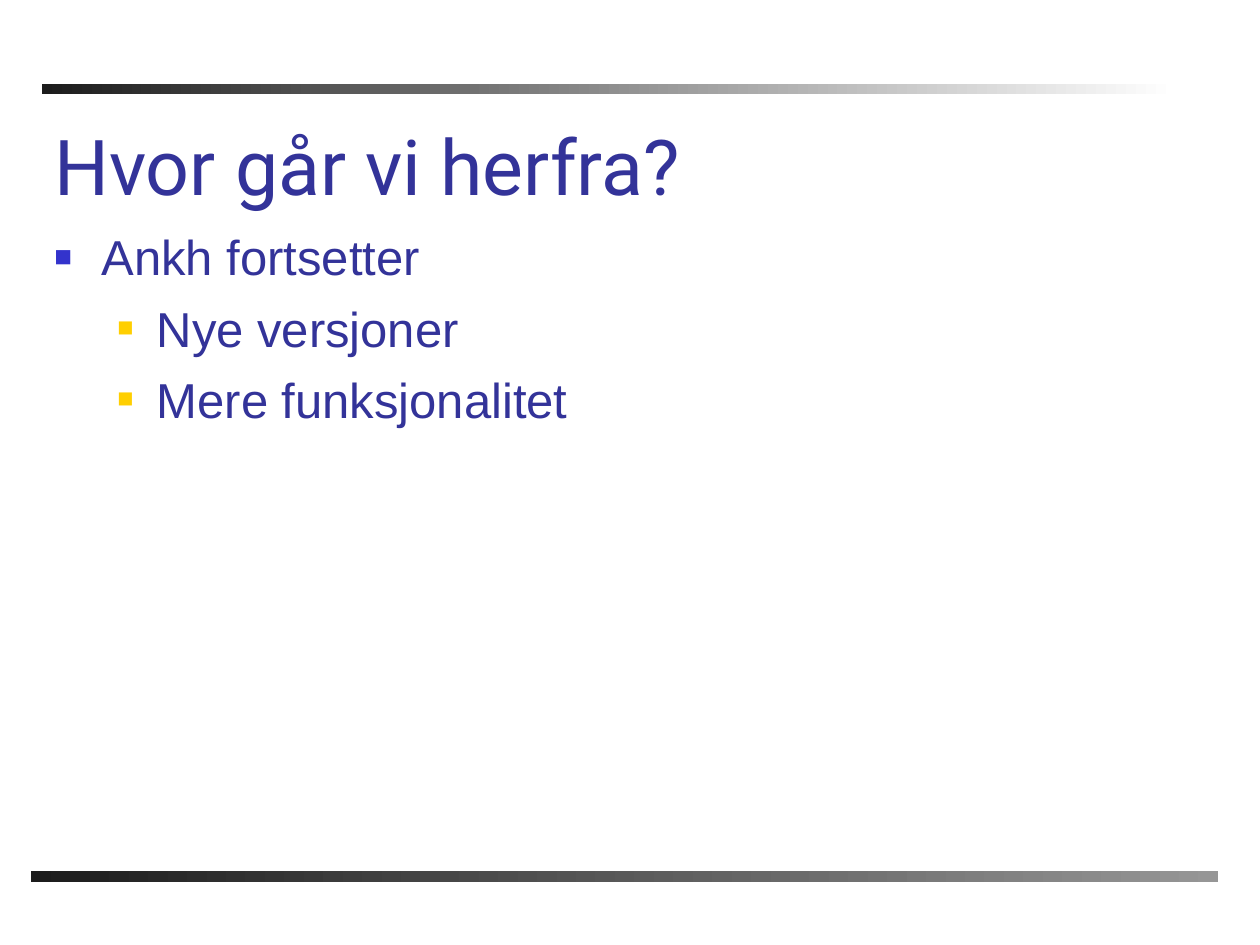
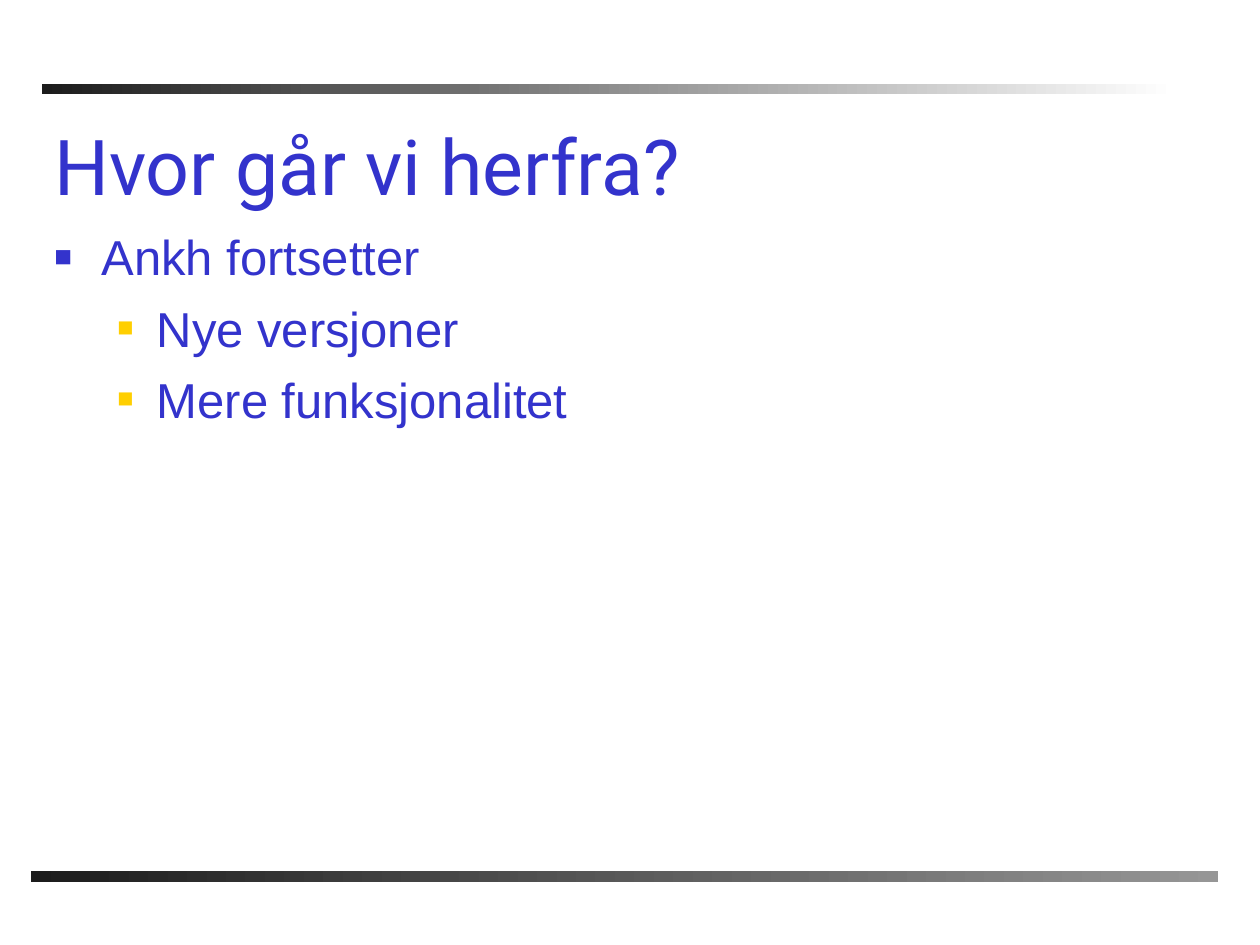
Before and after one commit to PhilJollans/AnkhSVN2019, a slide deck: slide 19 of doc/powerpoint/Subversion_addin_for_VS.NET.ppt (slide 25 before the commit). Drawn at 1260x945 pixels with LibreOffice and Linux fonts; fonts in the diff are those of the drawing; background and template pictures are left out. Boxes give left, top, right and bottom in pixels: in the first picture for what was removed or moved away, otherwise in the second. Text is boxed around its words. In the diff, an @@ line names an element or a change of style, - is before the commit and + after.

```diff
--- a/doc/powerpoint/Subversion_addin_for_VS.NET.ppt
+++ b/doc/powerpoint/Subversion_addin_for_VS.NET.ppt
@@ title "Hvor går vi herfra?" at (54,134,679,211): text colour #333399 to #3333CC @@
@@ text "Ankh fortsetter" at (102,239,568,428): text colour #333399 to #3333CC @@
```
Also in this commit, not shown: 14 other slides changed, 2 slides added, 8 slides removed.
